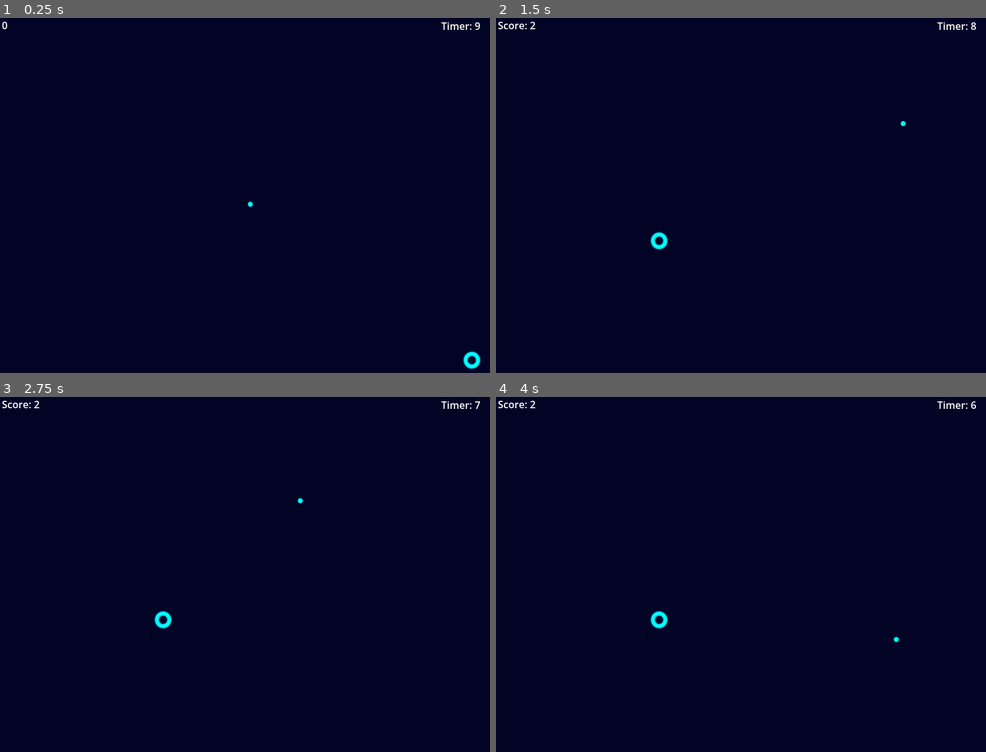
Above: before the commit, frames 1-4 (two rows, left to right).
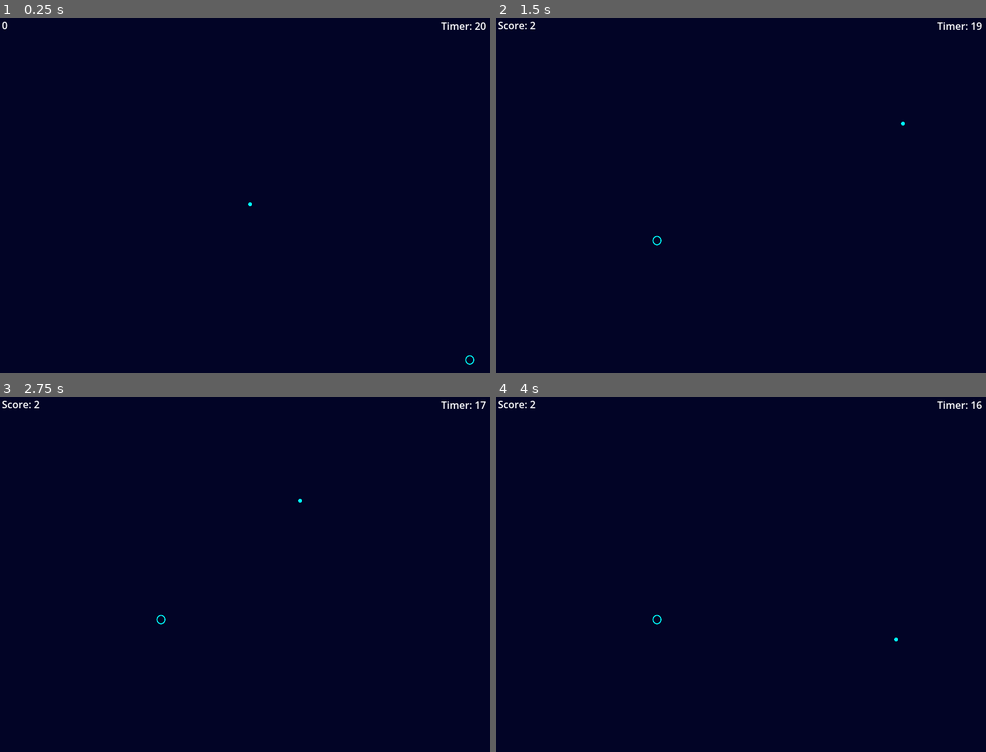
Above: after the commit, the same moments.

Repository: beki-github/speed-click
Game: Godot game, scene res://scenes/game.tscn
The game is run twice, just before and just after one commit, with the same random seed, the same clock (stepped at 60 frames per second) and the same inputs.
Inputs (mouse positions are in pixels of both pictures, inside the frame that each line leads up to):
- Up to frame 1 (0.25 s): no input
- Up to frame 2 (1.5 s): tap Enter at 0.5 s; move the mouse to (966, 358) at 0.52 s; tap Space at 1.25 s; move the mouse to (902, 124) at 1.27 s
- Up to frame 3 (2.75 s): tap Enter at 2 s; move the mouse to (298, 499) at 2.02 s
- Up to frame 4 (4 s): tap Space at 2.75 s; move the mouse to (721, 659) at 2.77 s; tap Enter at 3.5 s; move the mouse to (897, 638) at 3.52 s

The runs differ from the first frame. In frame 1, 0.2% of the frame differs, in the area x 50-100%, y 1-99%; in frame 2, 0.2%, in the area x 31-100%, y 1-66%; in frame 3, 0.2%; in frame 4, 0.2%.

Commit message:
updated the proportion of the tail and circle scene for better look, updated the main game script for better performanace

Diff:
--- a/scenes/circle.tscn
+++ b/scenes/circle.tscn
@@ -4,7 +4,7 @@
 [ext_resource type="Shader" uid="uid://ch8m8l5ax7yg3" path="res://shaders/circle.gdshader" id="2_3e3c1"]
 
 [sub_resource type="CircleShape2D" id="CircleShape2D_3e3c1"]
-radius = 26.004807
+radius = 37.165173
 
 [sub_resource type="ShaderMaterial" id="ShaderMaterial_g1fdt"]
 shader = ExtResource("2_3e3c1")
@@ -13,15 +13,16 @@
 script = ExtResource("1_3e3c1")
 
 [node name="CollisionShape2D" type="CollisionShape2D" parent="." unique_id=709528404]
-position = Vector2(3, -1.5)
+position = Vector2(3, -1)
 shape = SubResource("CircleShape2D_3e3c1")
 
 [node name="ColorRect" type="ColorRect" parent="." unique_id=57836757]
 material = SubResource("ShaderMaterial_g1fdt")
 offset_left = -29.0
 offset_top = -33.0
-offset_right = 37.0
+offset_right = 34.0
 offset_bottom = 34.0
 
+[connection signal="area_entered" from="." to="." method="_on_area_entered"]
 [connection signal="mouse_entered" from="." to="." method="_on_mouse_entered"]
 [connection signal="mouse_exited" from="." to="." method="_on_mouse_exited"]
--- a/scenes/game.tscn
+++ b/scenes/game.tscn
@@ -35,7 +35,7 @@
 vertical_alignment = 1
 
 [node name="Timer" type="Timer" parent="." unique_id=527608577]
-wait_time = 10.0
+wait_time = 20.648
 one_shot = true
 autostart = true
 
--- a/scenes/tail.tscn
+++ b/scenes/tail.tscn
@@ -3,7 +3,7 @@
 [ext_resource type="Shader" uid="uid://c7ypy4mg6waca" path="res://shaders/tail.gdshader" id="1_wne8n"]
 
 [sub_resource type="CircleShape2D" id="CircleShape2D_o8wpl"]
-radius = 3.6055512
+radius = 22.022715
 
 [sub_resource type="ShaderMaterial" id="ShaderMaterial_dsmqp"]
 shader = ExtResource("1_wne8n")
--- a/scripts/circle.gd
+++ b/scripts/circle.gd
@@ -1,10 +1,8 @@
 extends Area2D
 signal cleared
 
-@onready var shape = $CollisionShape2D
 
-func _process(_delta):
-		var r = shape.shape.radius
-		if get_local_mouse_position().length() <= r:
-			cleared.emit()
-			queue_free()
+func _on_area_entered(area: Area2D) -> void:
+	if area.name=="tail":
+		cleared.emit()
+		queue_free()
--- a/scripts/game.gd
+++ b/scripts/game.gd
@@ -9,6 +9,8 @@
 var game_running:=true
 
 var tail
+
+var tail_array=[]
 func start_Game() -> void:
 	Input.set_mouse_mode(Input.MOUSE_MODE_HIDDEN)
 	game_running = true
@@ -16,11 +18,13 @@
 	$Timer.start()
 	get_node("/root/Game/Camera2D/Score").text = "0"
 	for child in get_children():
-		if child is Area2D:
+		if child is Area2D and child.name!="tail":
 			child.queue_free()
 	spawn_circle()
-	tail=tail_node.instantiate()
-	add_child(tail)
+	if tail == null:
+		tail=tail_node.instantiate()
+		tail.scale=Vector2(0.15,0.15)
+		add_child(tail)
 
 
 
@@ -28,7 +32,6 @@
 
 func _ready() -> void:
 	start_Game()
-
 
 
 
@@ -47,7 +50,8 @@
 		return
 	var new_circle = circle_node.instantiate()
 	new_circle.cleared.connect(_on_circle_cleared)
-	new_circle.position=Vector2i(rng.randi_range(-370,370),rng.randi_range(-270,270))
+	new_circle.position=Vector2(rng.randi_range(-370,370),rng.randi_range(-270,270))
+	new_circle.scale=Vector2(0.25,0.25)
 	add_child(new_circle)
 
 func _on_circle_cleared():
@@ -60,9 +64,8 @@
 func _process(_delta: float) -> void:
 	get_node("/root/Game/Camera2D/Timer").text = "Timer: "+str(int($Timer.time_left))
 	var mouse_pos=get_global_mouse_position()
-	if tail:
-		tail.global_position=tail.global_position.lerp(mouse_pos,0.6)
-
+	if tail :
+		tail.global_position=tail.global_position.lerp(mouse_pos,1)
 
 
 func _on_timer_timeout() -> void:
--- a/shaders/circle.gdshader
+++ b/shaders/circle.gdshader
@@ -4,7 +4,7 @@
 
     vec2 centered_uv = UV * 2.0 - 1.0;
     float d = length(centered_uv);
-    float ring_distance = abs(d - 0.3);
+    float ring_distance = abs(d - 0.8);
     float mask = smoothstep(0.05, 0.15, ring_distance);
     vec3 bg_color = vec3(0.008, 0.016, 0.15);
 
--- a/shaders/tail.gdshader
+++ b/shaders/tail.gdshader
@@ -4,7 +4,7 @@
 
     vec2 centered_uv = UV * 2.0 - 1.0;
     float d = length(centered_uv);
-    float ring_distance = d - 0.1;
+    float ring_distance = d - 0.9;
     float mask = smoothstep(0.05, 0.15, ring_distance);
     vec3 bg_color = vec3(0.008, 0.016, 0.15);
 
